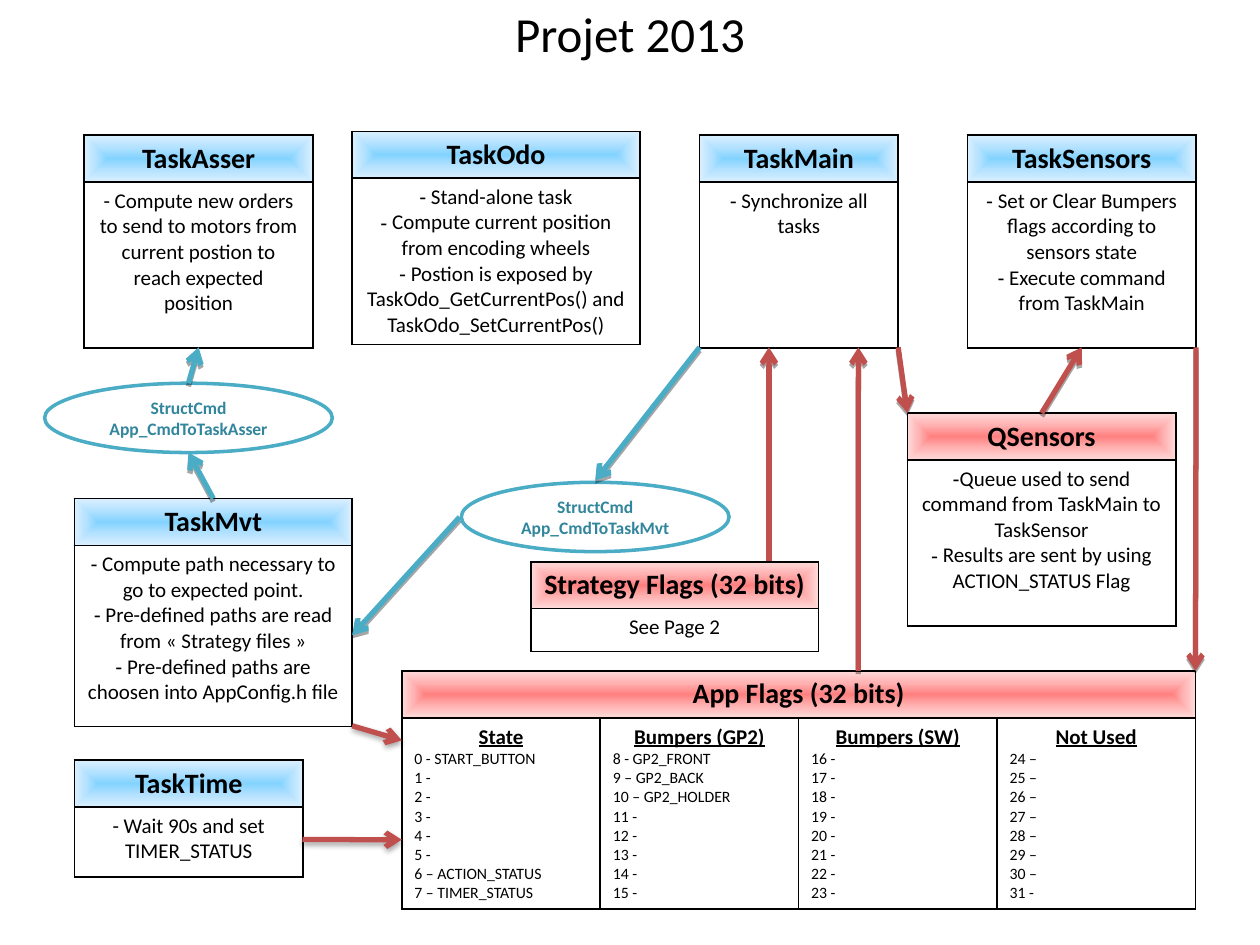
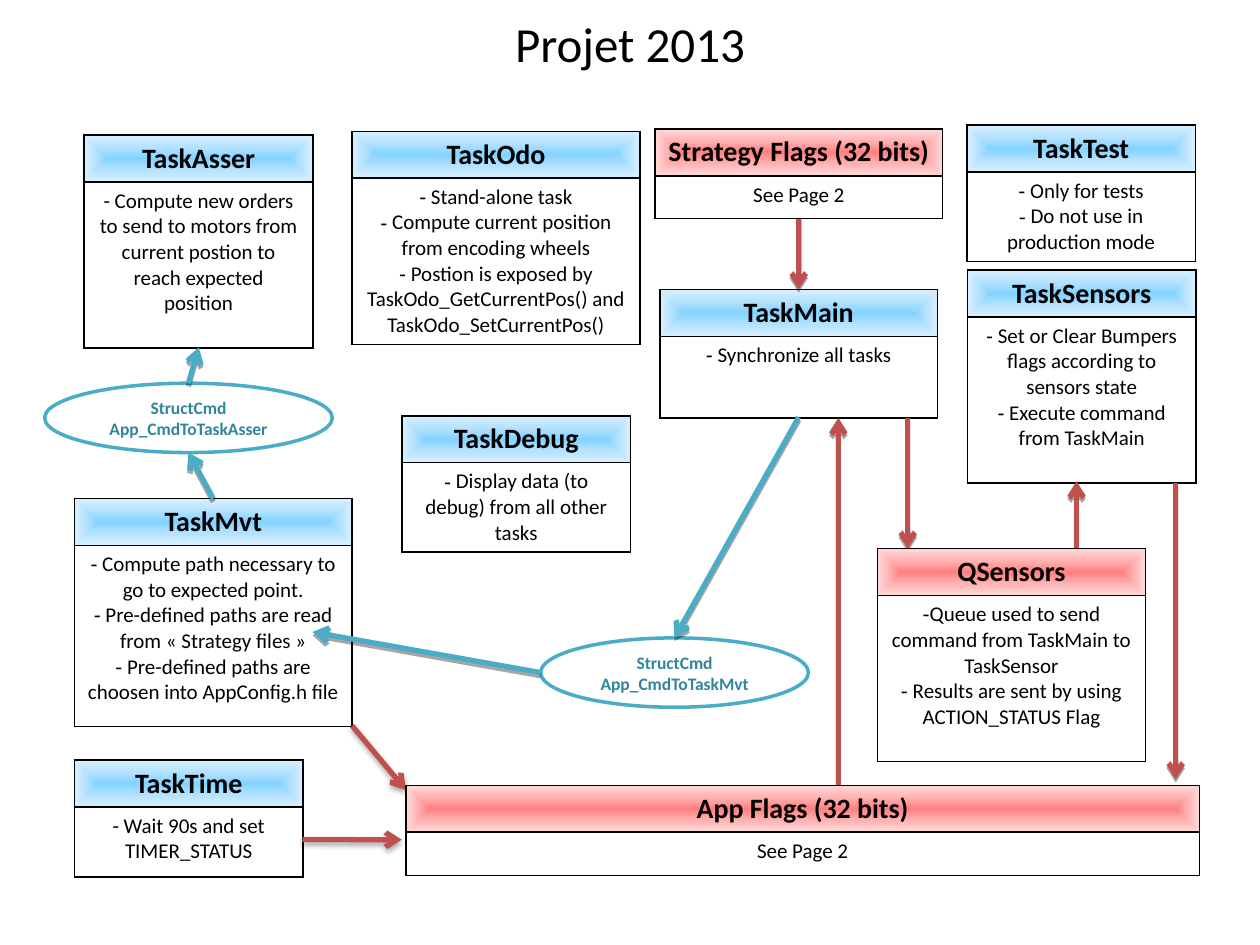
Before and after one commit to oufffteam/oufffteam, a slide deck: slide 1 of Dev_uCOS-II/Oufff2013/Conception/Projet2013.pptx. Drawn at 1260x945 pixels with LibreOffice and Linux fonts; fonts in the diff are those of the drawing. Boxes give left, top, right and bottom in pixels: in the first picture for what was removed or moved away, otherwise in the second. Text is boxed around its words. In the diff, an @@ line names an element or a change of style, - is before the commit and + after.

```diff
--- a/Dev_uCOS-II/Oufff2013/Conception/Projet2013.pptx
+++ b/Dev_uCOS-II/Oufff2013/Conception/Projet2013.pptx
@@ title "Projet 2013": place and size @@
-title "Projet 2013" at <box>515,18,745,61</box>
+title "Projet 2013" at <box>515,28,745,71</box>
@@ table: place and size @@
-table at <box>530,562,818,651</box>
+table at <box>655,129,942,218</box>
@@ table added at <box>966,125,1196,260</box>, 2 rows, 1 columns @@
+TaskTest
+Only for tests / Do not use in production mode
@@ arrow moved from (769, 562) - (769, 348) to (799, 218) - (799, 290) @@
@@ table: place and size @@
-table at <box>699,135,898,346</box>
+table at <box>660,290,937,417</box>
@@ table: place and size @@
-table at <box>968,135,1197,346</box>
+table at <box>968,270,1197,481</box>
@@ table added at <box>402,416,631,551</box>, 2 rows, 1 columns @@
+TaskDebug
+Display data (to debug) from all other tasks
@@ arrow moved from (699, 348) - (595, 480) to (799, 417) - (674, 638) @@
@@ arrow moved from (858, 670) - (858, 348) to (838, 796) - (838, 418) @@
@@ arrow moved from (898, 348) - (907, 413) to (907, 418) - (907, 549) @@
@@ arrow moved from (1042, 413) - (1082, 348) to (1076, 552) - (1076, 481) @@
@@ arrow moved from (1196, 348) - (1196, 670) to (1176, 483) - (1176, 780) @@
@@ table: place and size @@
-table at <box>907,413,1176,625</box>
+table at <box>877,549,1145,761</box>
@@ arrow moved from (460, 517) - (353, 635) to (541, 673) - (312, 633) @@
@@ ellipse "StructCmd App_CmdToTaskMvt": place and size @@
-ellipse "StructCmd App_CmdToTaskMvt" at <box>461,483,728,552</box>
+ellipse "StructCmd App_CmdToTaskMvt" at <box>541,638,808,707</box>
@@ table removed at <box>402,670,1193,906</box>, 2 rows, 4 columns @@
-App Flags (32 bits) |  |  | 
-State / 0 - START_BUTTON / 1 - / 2 - / 3 - / 4 - / 5 - / 6 – ACTION_STATUS / 7 – TIMER_STATUS | Bumpers (GP2) / 8 - GP2_FRONT / 9 – GP2_BACK / 10 – GP2_HOLDER / 11 - / 12 - / 13 - / 14 - / 15 - | Bumpers (SW) / 16 - / 17 - / 18 - / 19 - / 20 - / 21 - / 22 - / 23 - | Not Used / 24 – / 25 – / 26 – / 27 – / 28 – / 29 – / 30 – / 31 -
@@ arrow moved from (353, 726) - (402, 741) to (353, 726) - (406, 790) @@
@@ table added at <box>406,785,1200,874</box>, 2 rows, 1 columns @@
+App Flags (32 bits)
+See Page 2
```
Also in this commit, not shown: 1 other slide changed, 2 other files.
